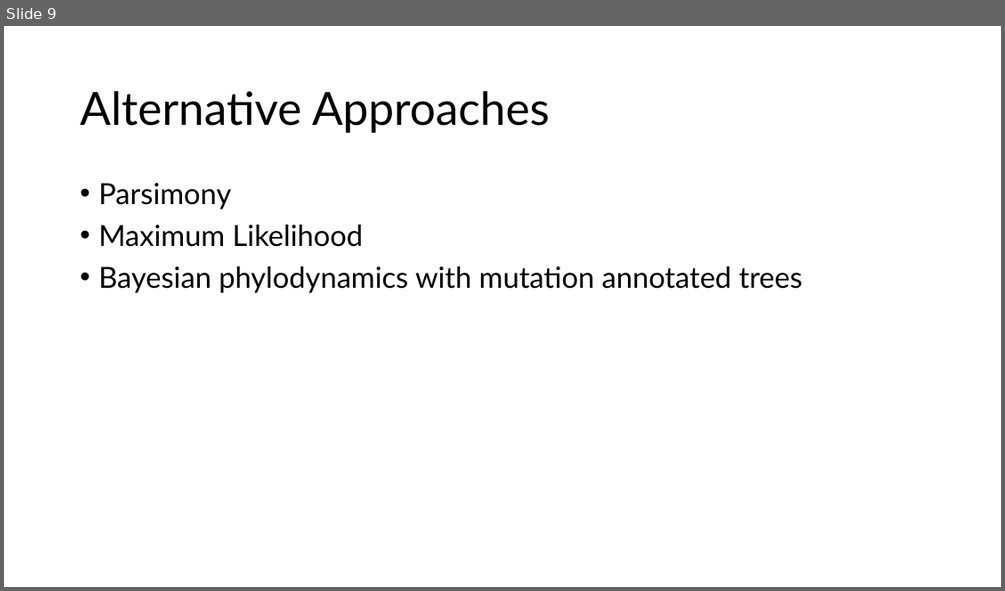
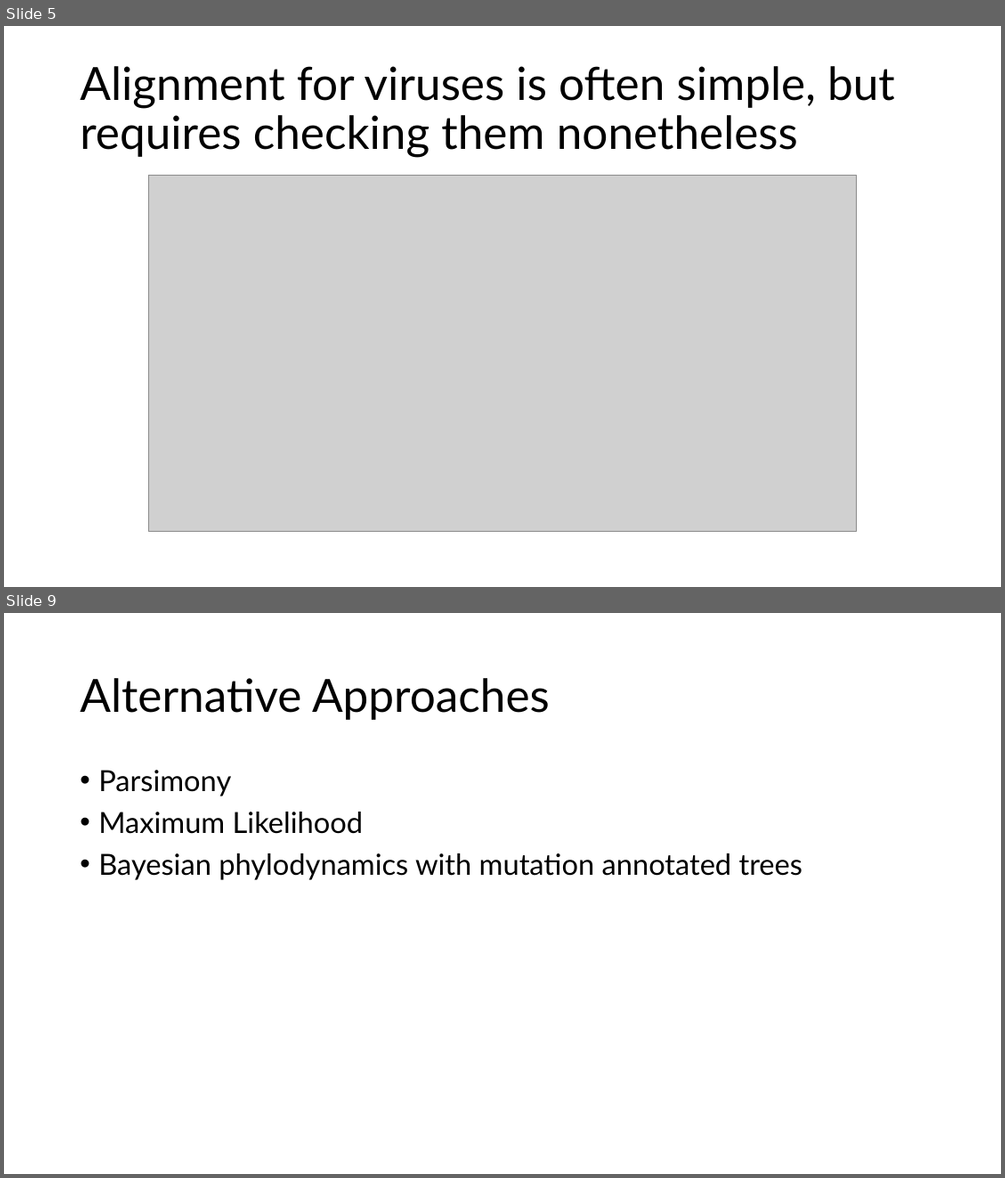
Before and after one commit to JuliaPalacios/SISMID_EvolutionaryDynamics, a slide deck: Lectures/other_apporaches.pptx. Shown one above the other, each under a label of ours: slide 9 before the commit, slides 5 and 9 after it; the slides between them are not shown. The pictures are 1005x591 and 1005x1178 pixels, drawn with LibreOffice and Linux fonts; fonts in the diff are those of the drawing; grey boxes stand for pictures. Boxes give left, top, right and bottom in pixels: in the first picture for what was removed or moved away, otherwise in the second. Text is boxed around its words. In the diff, an @@ line names an element or a change of style, - is before the commit and + after.

```diff
--- a/Lectures/other_apporaches.pptx
+++ b/Lectures/other_apporaches.pptx
@@ slide 5 added at (4,26,1001,587), background #FFFFFF @@
@@ title added at (80,66,895,158), 44 pt, text #000000 @@
+Alignment for viruses is often simple, but requires checking them nonetheless
@@ picture added at (148,176,857,532) @@
```
Also in this commit, not shown: 9 other slides added, 6 slides removed, 1 other file.
